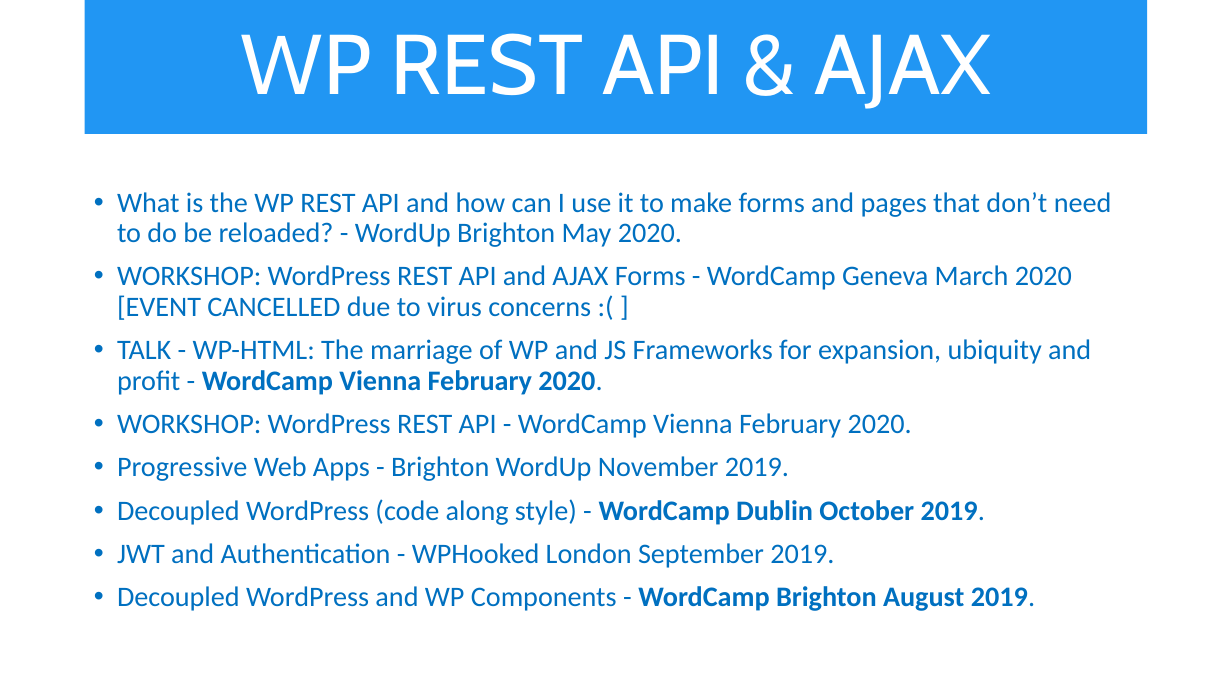
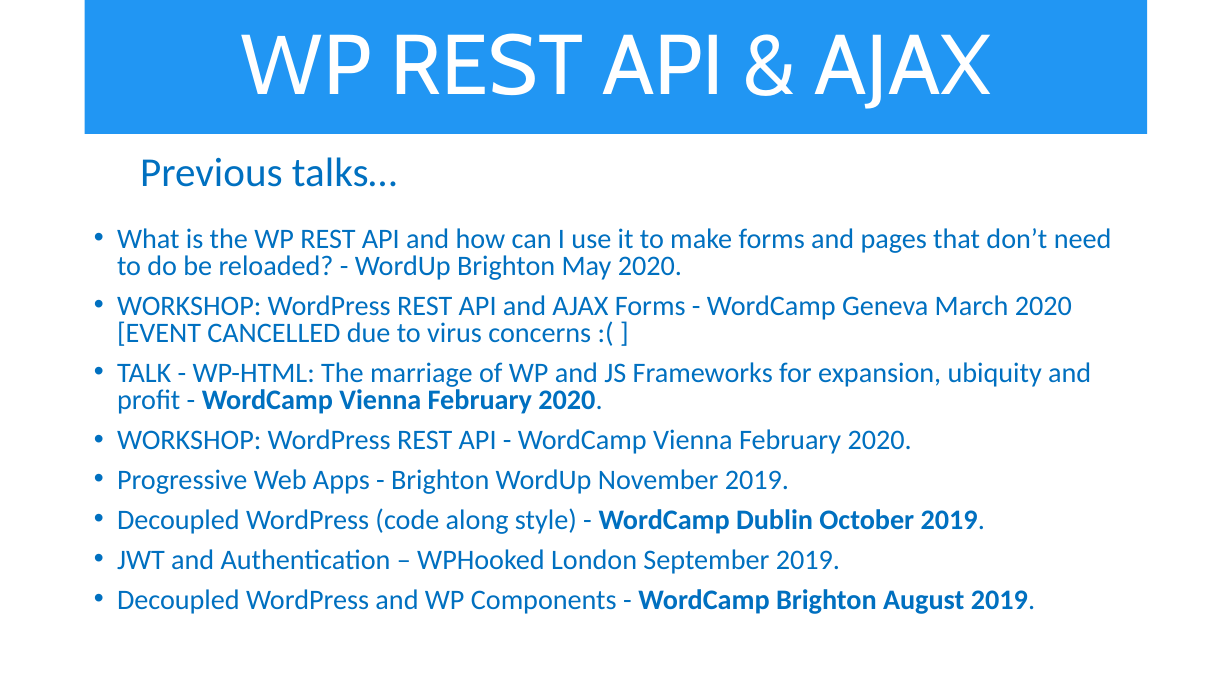
Before and after one commit to iwswordpress/rest, a slide deck: slide 7 of rest-api-workshop.pptx (slide 4 before the commit). Drawn at 1232x693 pixels with LibreOffice and Linux fonts; fonts in the diff are those of the drawing. Boxes give left, top, right and bottom in pixels: in the first picture for what was removed or moved away, otherwise in the second. Text is boxed around its words. In the diff, an @@ line names an element or a change of style, - is before the commit and + after.

Commit message:
update for WOrdCamp Kent

```diff
--- a/rest-api-workshop.pptx
+++ b/rest-api-workshop.pptx
@@ text "Previous talks…": place and size @@
-text "Previous talks…" at (117,192,1112,611)
+text "Previous talks…" at (117,157,1112,614)
@@ text at (140,157,397,187): paragraph added @@
+  Previous talks…
@@ text at (117,228,1112,614): line spacing 0.9 to 0.8 @@
@@ text at (117,549,840,574): text changed @@
-• JWT and Authentication - WPHooked London September 2019.
+• JWT and Authentication – WPHooked London September 2019.
```
Also in this commit, not shown: 3 other slides changed, 1 slide added, 4 other files.
